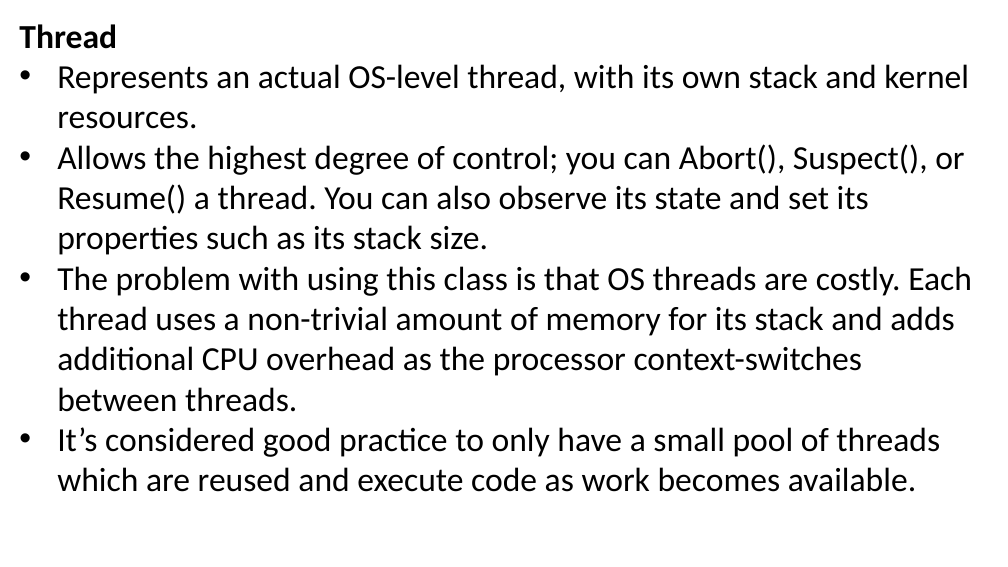
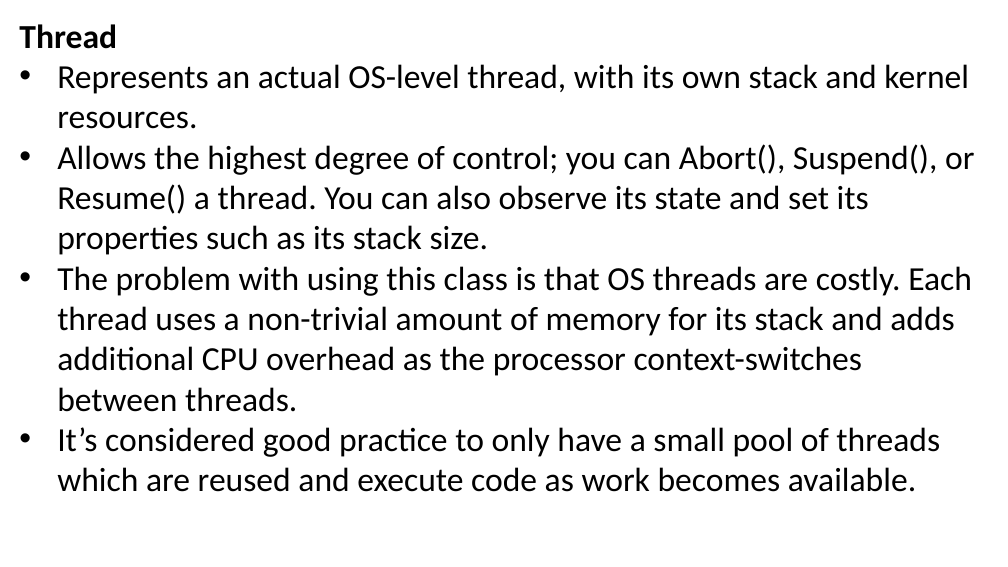
Before and after one commit to JoshKain/AsyncAwaitQuiz, a slide deck: slide 3 of Async and await presentation.pptx. Drawn at 1008x567 pixels with LibreOffice and Linux fonts; fonts in the diff are those of the drawing. Boxes give left, top, right and bottom in pixels: in the first picture for what was removed or moved away, otherwise in the second. Text is boxed around its words. In the diff, an @@ line names an element or a change of style, - is before the commit and + after.

```diff
--- a/Async and await presentation.pptx
+++ b/Async and await presentation.pptx
@@ text at [57,144,974,255]: text changed @@
-• Allows the highest degree of control; you can Abort(), Suspect(), or Resume() a thread. You can also observe its state and set its properties such as its stack size.
+• Allows the highest degree of control; you can Abort(), Suspend(), or Resume() a thread. You can also observe its state and set its properties such as its stack size.
```
Also in this commit, not shown: 1 other slide changed, 3 slides added.
